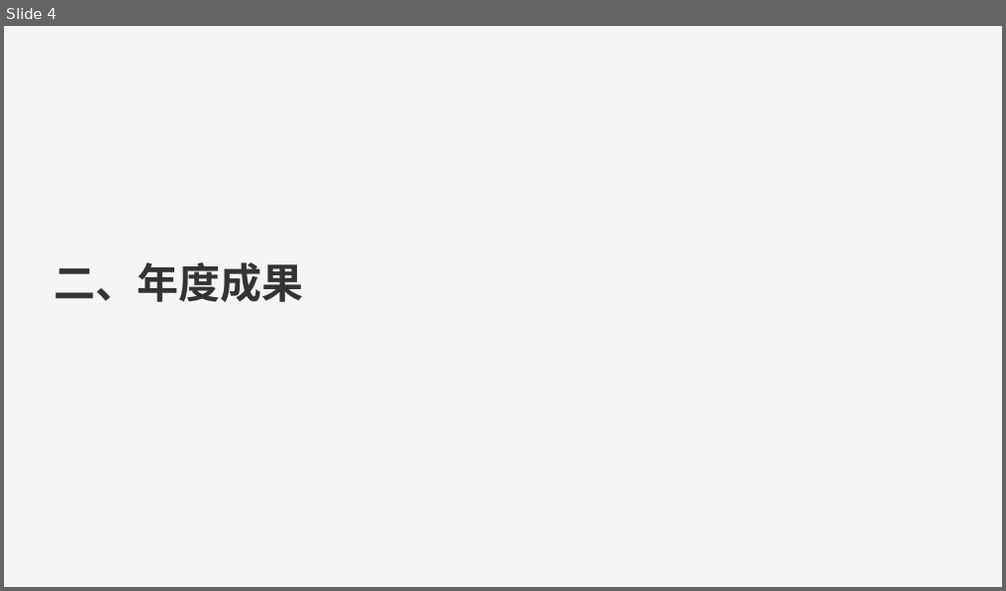
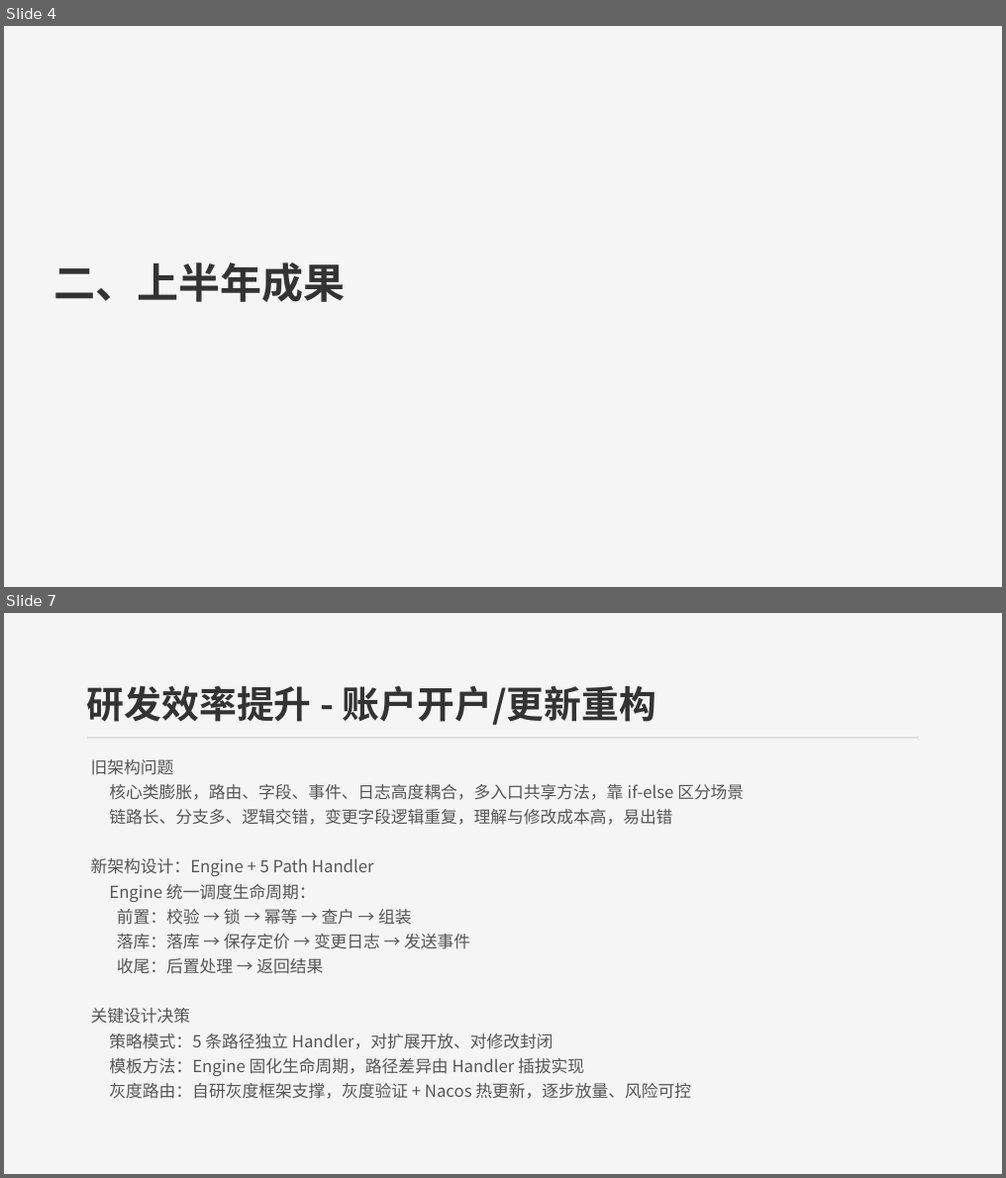
Before and after one commit to 543229143/ai_study, a slide deck: 26/2026年中汇报-研发部-账务组-赵鑫.pptx. Shown one above the other, each under a label of ours: slide 4 before the commit, slides 4 and 7 after it; the slides between them are not shown. The pictures are 1006x591 and 1006x1178 pixels, drawn with LibreOffice and Linux fonts; fonts in the diff are those of the drawing. Boxes give left, top, right and bottom in pixels: in the first picture for what was removed or moved away, otherwise in the second. Text is boxed around its words. In the diff, an @@ line names an element or a change of style, - is before the commit and + after.

```diff
--- a/26/2026年中汇报-研发部-账务组-赵鑫.pptx
+++ b/26/2026年中汇报-研发部-账务组-赵鑫.pptx
@@ slide 7 added at bbox=[4, 613, 1002, 1174], background #F5F5F5 @@
@@ text added at bbox=[87, 685, 656, 725], 36 pt, text #333333, bold @@
+研发效率提升 - 账户开户/更新重构
@@ line added from (87, 738) to (919, 738), #E0E0E0 1 pt @@
@@ text added at bbox=[91, 760, 744, 1099], 16 pt, text #555555 @@
+旧架构问题
+核心类膨胀，路由、字段、事件、日志高度耦合，多入口共享方法，靠 if-else 区分场景
+链路长、分支多、逻辑交错，变更字段逻辑重复，理解与修改成本高，易出错
+新架构设计：Engine + 5 Path Handler
+Engine 统一调度生命周期：
+前置：校验 → 锁 → 幂等 → 查户 → 组装
+落库：落库 → 保存定价 → 变更日志 → 发送事件
+收尾：后置处理 → 返回结果
+关键设计决策
+策略模式：5 条路径独立 Handler，对扩展开放、对修改封闭
+模板方法：Engine 固化生命周期，路径差异由 Handler 插拔实现
+灰度路由：自研灰度框架支撑，灰度验证 + Nacos 热更新，逐步放量、风险可控
@@ slide 4 changed as well @@
@@ text at bbox=[54, 263, 345, 302]: text changed @@
-二、年度成果
+二、上半年成果
```
Also in this commit, not shown: 6 other slides changed, 12 other slides added, 11 slides removed, 5 other files.
